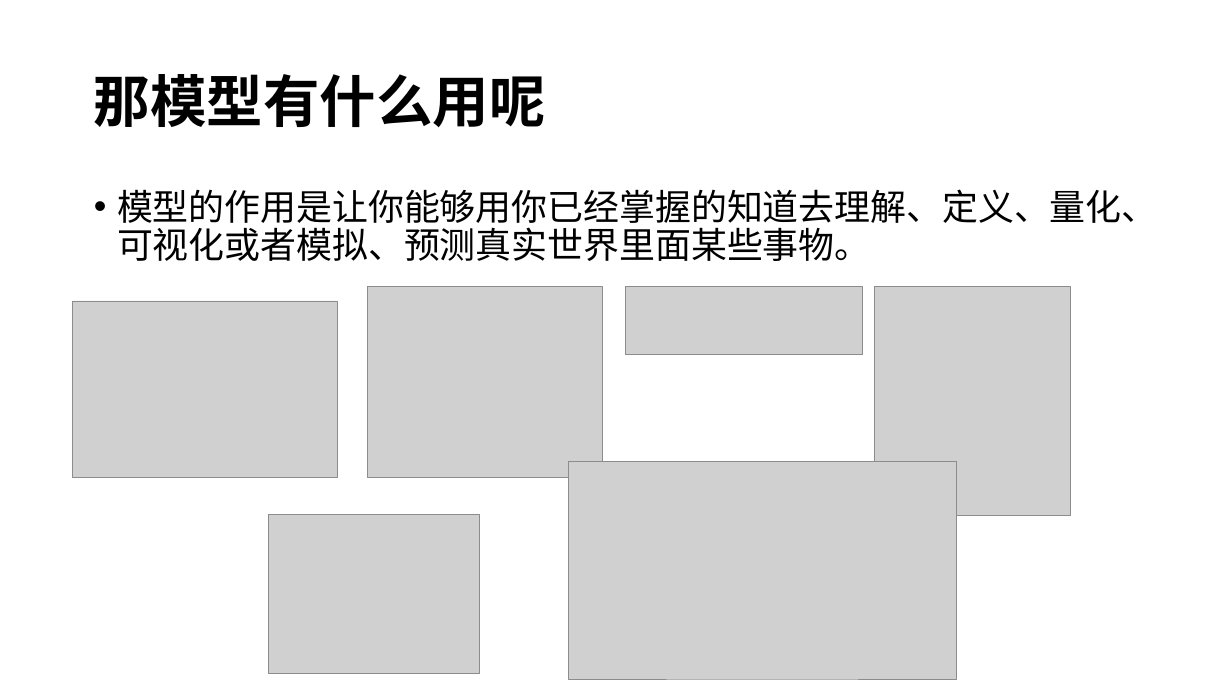
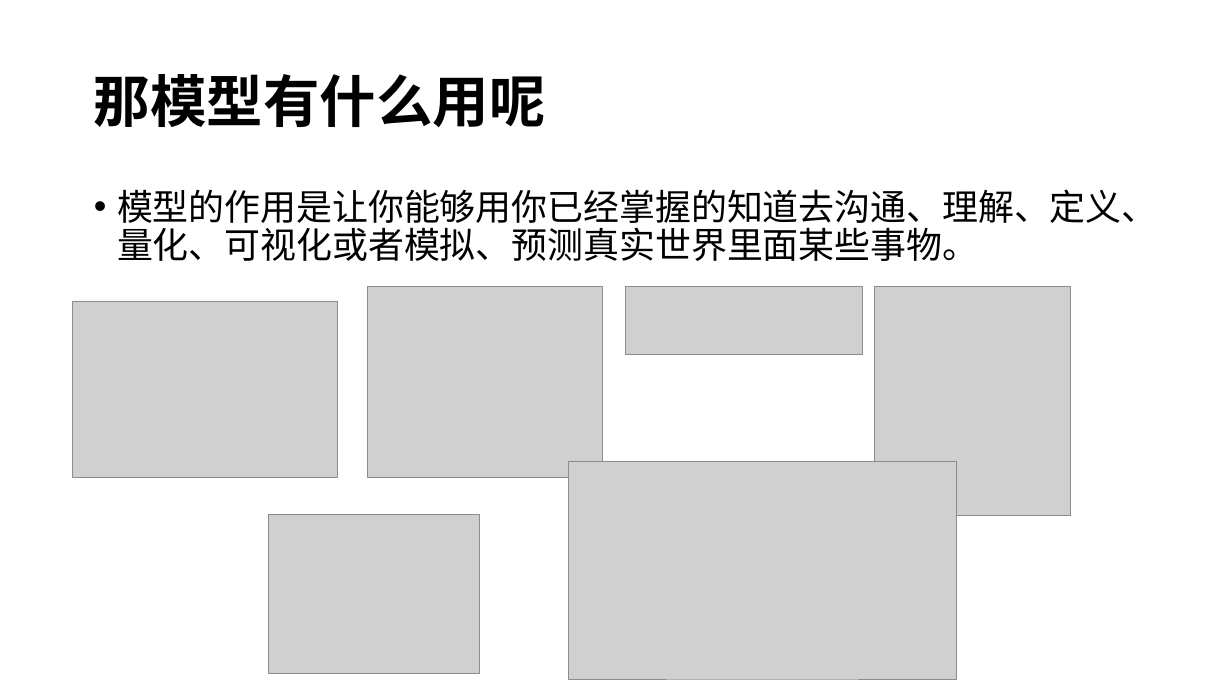
Before and after one commit to the-real-jushen/SimModling2021, a slide deck: slide 5 of Lecture1/电气工程建模与仿真.pptx. Drawn at 1232x693 pixels with LibreOffice and Linux fonts; fonts in the diff are those of the drawing; grey boxes stand for pictures. Boxes give left, top, right and bottom in pixels: in the first picture for what was removed or moved away, otherwise in the second. Text is boxed around its words. In the diff, an @@ line names an element or a change of style, - is before the commit and + after.

```diff
--- a/Lecture1/电气工程建模与仿真.pptx
+++ b/Lecture1/电气工程建模与仿真.pptx
@@ text at (117, 189, 1158, 261): text changed @@
-• 模型的作用是让你能够用你已经掌握的知道去理解、定义、量化、可视化或者模拟、预测真实世界里面某些事物。
+• 模型的作用是让你能够用你已经掌握的知道去沟通、理解、定义、量化、可视化或者模拟、预测真实世界里面某些事物。
```
Also in this commit, not shown: 1 slide added, 9 other files.
